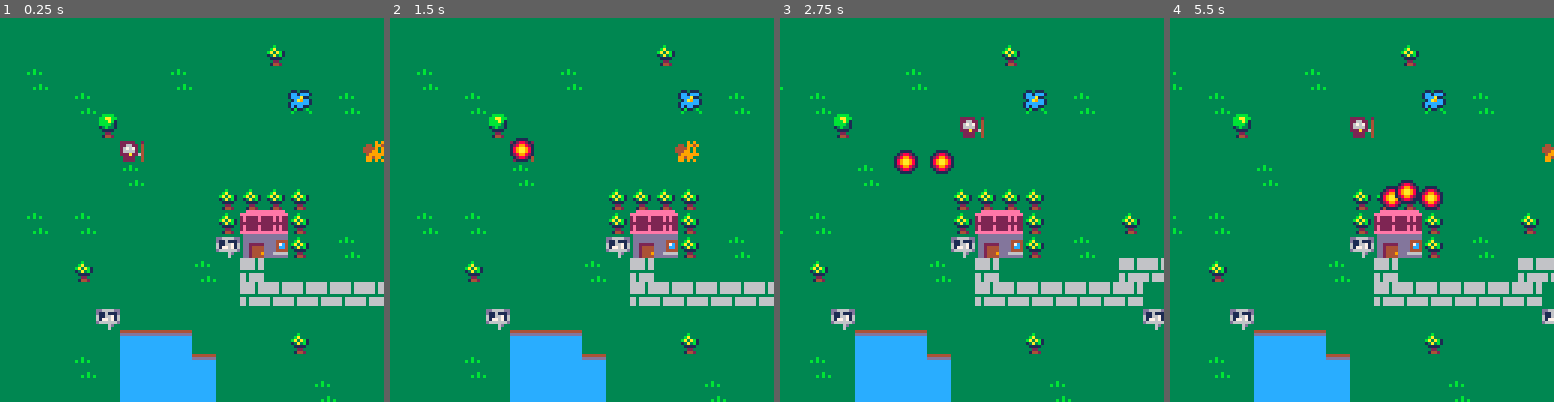
Above: before the commit, frames 1-4 (left to right).
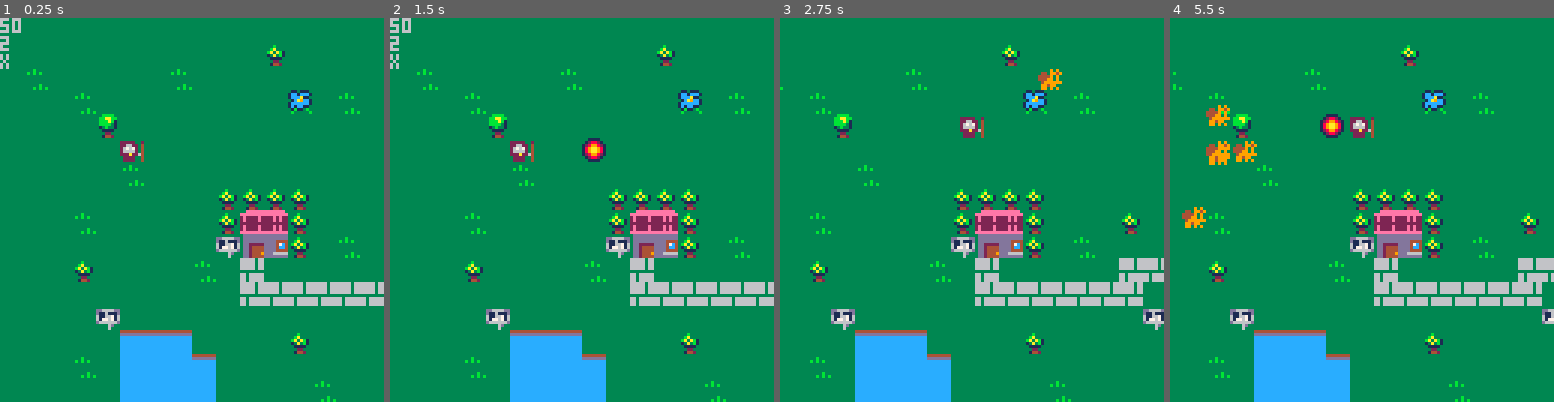
Above: after the commit, the same moments.

Repository: adatechschool/doris-pico-8-mickael-yoann-onat
Game: PICO-8 cartridge yom.p8
Same seed, same stepped clock (60 frames per second), same inputs: the game is played once before the commit and once after it.
Inputs:
- Up to frame 1 (0.25 s): no input
- Up to frame 2 (1.5 s): tap X (X key) at 0.33, 1.07 s
- Up to frame 3 (2.75 s): hold Right 1.6-2.1 s; tap X (X key) at 1.85 s; hold Up 2.15-2.42 s; hold Right from 2.47 s (still down)
- Up to frame 4 (5.5 s): tap X (X key) at 2.97, 4.08, 5.2 s; release Right at 3.03 s; hold Left 3.08-3.58 s; hold Down 3.63-3.97 s; hold Right 4.02-4.68 s; hold Up 4.73-5.03 s; hold Left from 5.08 s (still down)

The runs differ from the first frame. In frame 1, 0.5% of the frame differs, in the area x 0-100%, y 0-57%; in frame 2, 1.1%; in frame 3, 0.9%; in frame 4, 2.2%, in the area x 0-100%, y 22-57%.

Commit message:
spawn ennemies

Diff:
--- a/yom.p8
+++ b/yom.p8
@@ -7,18 +7,21 @@
 --  create_chest()
  sorts={}
  enemies={}
-
-
+	count_time = 200
 
 end
 
 function _update()
+	-- count time
+	count_time +=1
+
 	player_movement()
 	update_camera()
 	if (btnp(❎)) shoot()
 	update_sorts()
- if #enemies==0 then
-	spawn_enemies(ceil(rnd(wave_size)))
+ 	if count_time==250 then -- 5 secondes environ
+		spawn_enemies(ceil(rnd(wave_size)))
+		count_time=0
 	end
 	update_enemies()
 
@@ -43,7 +46,9 @@
 	for s in all (sorts) do
 		spr(41,s.x*8,s.y*8)
 	end
-
+	print(p.portee)
+	print(p.ballspeed)
+	print(p.axe)
 
 end
 
@@ -92,8 +97,9 @@
 	start_ox=0,start_oy=0,
 	anim_t=0,
 	sprite=40,
-	power=0,ballspeed=0.5,portee=30,
-	life=2
+	power=0,ballspeed=2,portee=50,
+	life=2,
+	axe="x"
 	}
 end
 
@@ -119,23 +125,23 @@
 	if btn(➡️) then
 		newx+=1
 		newox=-8
-		axe = "x"
- 		if p.ballspeed<0 then
+		p.axe = "x"
+ 		if p.ballspeed<0 and p.portee<0 then
   		p.ballspeed=p.ballspeed*(-1)
   		p.portee=p.portee*(-1)
  		end
 	elseif btn(⬅️) then
  		newx-=1
  		newox=8
- 		axe = "x"
- 		if p.ballspeed>0 then
+ 		p.axe = "x"
+ 		if p.ballspeed>0 and p.portee>0 then
   			p.ballspeed=p.ballspeed*(-1)
   			p.portee=p.portee*(-1)
  		end
 	elseif btn(⬇️) then
 		newy+=1
 		newoy=-8
-		axe = "y"
+		p.axe = "y"
 		if p.ballspeed<0 then
   			p.ballspeed=p.ballspeed*(-1)
   			p.portee=p.portee*(-1)
@@ -143,7 +149,7 @@
 	elseif btn(⬆️) then
 		newy-=1
 		newoy=8
-		axe = "y"
+		p.axe = "y"
 		if p.ballspeed>0 then
   			p.ballspeed=p.ballspeed*(-1)
   			p.portee=p.portee*(-1)
@@ -184,11 +190,19 @@
 
 
 function shoot()
+local player_x=p.x
+local player_y=p.y
+local player_portee = p.portee
+local player_axe = p.axe
+local player_ballspeed = p.ballspeed
 	local new_ball={
-		x=p.x,
-		y=p.y,
-		speed=p.ballspeed/8,
-		portee=p.portee/8
+		position_init_x = player_x,
+		position_init_y = player_y,
+		x=player_x,
+		y=player_y,
+		speed=player_ballspeed/8,
+		portee=player_portee/8,
+		axe = player_axe
 	}
 	add(sorts,new_ball)
 end
@@ -197,21 +211,20 @@
 
 function update_sorts()
 	for i, s in ipairs(sorts) do
-		local position_init = p.x
-
-		if axe == "x" then
+
+		if s.axe == "x" then
 		s.x += s.speed
 		end
-		if axe == "y" then
+		if s.axe == "y" then
 		s.y += s.speed
 		end
-		if (s.portee > 0 and s.x > (position_init + s.portee)) then
+		if (s.portee > 0 and s.x > (s.position_init_x + s.portee)) then
 			del(sorts, s)
-		elseif (s.portee < 0 and s.x < (position_init + s.portee)) then
+		elseif (s.portee < 0 and s.x < (s.position_init_x + s.portee)) then
 			del(sorts, s)
-		elseif (s.portee > 0 and s.y > (position_init + s.portee)) then
+		elseif (s.portee > 0 and s.y > (s.position_init_x + s.portee)) then
 			del(sorts, s)
-		elseif (s.portee < 0 and s.y < (position_init + s.portee)) then
+		elseif (s.portee < 0 and s.y < (s.position_init_x + s.portee)) then
 			del(sorts, s)
 		end
 	end
@@ -219,20 +232,26 @@
 -->8
 --enemies
 
-wave_size = 15
+wave_size = 30
 
 function spawn_enemies(amount)
-gap= (40-8*amount)/(amount+1)
+gap=(20-8*amount)/(amount+1)
 for i=1,amount do
 	new_enemy={
-	x=gap*i+8*(i-1),
-	y=5,
+	x=p.x+gap*i+8*(i-1),
+	y=p.y+gap*i+8*(i-1),
 	anim_te=0,
 	start_eox=0,
 	start_eoy=0,
 	life=1,
 	speed=0.1
 }
+local spawn_spot = flr(rnd(4))+1
+if (spawn_spot == 1) new_enemy.x -= 30
+if (spawn_spot == 2) new_enemy.x += 30
+if (spawn_spot == 3) new_enemy.y -= 30
+if (spawn_spot == 4) new_enemy.y += 30
+
 add(enemies,new_enemy)
  end
 
@@ -478,7 +497,7 @@
 10101010101010101010101010101010101010101010101010101010101010101010101010101010101010101010101010101010101010101010101010101010
 10000000000000000000000000000000000000000000000000000000000000000000000000000000000000000000000000000000000000000000000000000000
 __gff__
-0000010101010000000201010000010001010200010001020100000000010100010100000000000080000000010000000000000000000000000000000000000000000000000000000000000000000000000000000000000000000000000000000000000000000000000000000000000000000000000000000000000000000000
+0000010101010000000201010000010001010200010001020100000000000100010100000000000080000000010000000000000000000000000000000000000000000000000000000000000000000000000000000000000000000000000000000000000000000000000000000000000000000000000000000000000000000000
 0000000000000000000000000000000000000000000000000000000000000000000000000000000000000000000000000000000000000000000000000000000000000000000000000000000000000000000000000000000000000000000000000000000000000000000000000000000000000000000000000000000000000000
 __map__
 0101010101010101010101010101010101010101010101010101010101010101010101010101010101010101010101010101010101010f01010101010101010101000000020202020202020202020202020202020202050505050505050505161616161616161616161616161616161616161616161616161616161616161616
@@ -489,7 +508,7 @@
 0101010101010101010101010101010101010101080101010101010101010101080101010101010101010101010101010101010101010101010101010101010101000000020218181818010101010101010101010108181818181801010102160606060606060606060606061606060606060606060606060606160606060616
 010101010108010101010101010101010101010101010101010101010101010101010101050101010101010101010101010101010101010f01010101010101010100000002020101010801010501010101010101010101010101180108010216060f060606060606060606060606060606060606060606060606060606060616
 0101010101010101010505050501010101010101010101010101010101050101010101010101010101010101010101010101011601010101010101010116010101000000020201010101010101010101010101010101010101011801010102160606060606060606060606060606060606060606060606060606060606060616
-0108010801010101010510110501010105010a0a0a0a0a0a0a0a0101010101010101010101010101010101010101010f0101010101010101010101010101010101000000020201010101010101010101010801010101010101011805010102160606061206060606060606060606060606060606060606060606060606060616
+0101010801010101010510110501010105010a0a0a0a0a0a0a0a0101010101010101010101010101010101010101010f0101010101010101010101010101010101000000020201010101010101010101010801010101010101011805010102160606061206060606060606060606060606060606060606060606060606060616
 01010101010101010114202105010801010101232323232a230b010101010101010101010101010101010101010101010101010101010101011601010101010101000000020201010101010101010101010101010101010101010101010102160606060f06060606060606060606060606060606060606060606060606060616
 01010105010101010801190101010101191919232a232323230b01010101010101010101010101010101010101010101010101010101010101010404040404040100000002020108010101010801010101010101010101010101010101010216060606060606060f060606060606060606060606060606060606060606060616
 010101010101010101011919191919191901012323232312230b010101010101010101010101010101010f01010101010101010101010101010103030303030301000000020201010101010101010101010101010101010801010101170102160606060606060606060606160606160606060606060606060f06060606060f16
